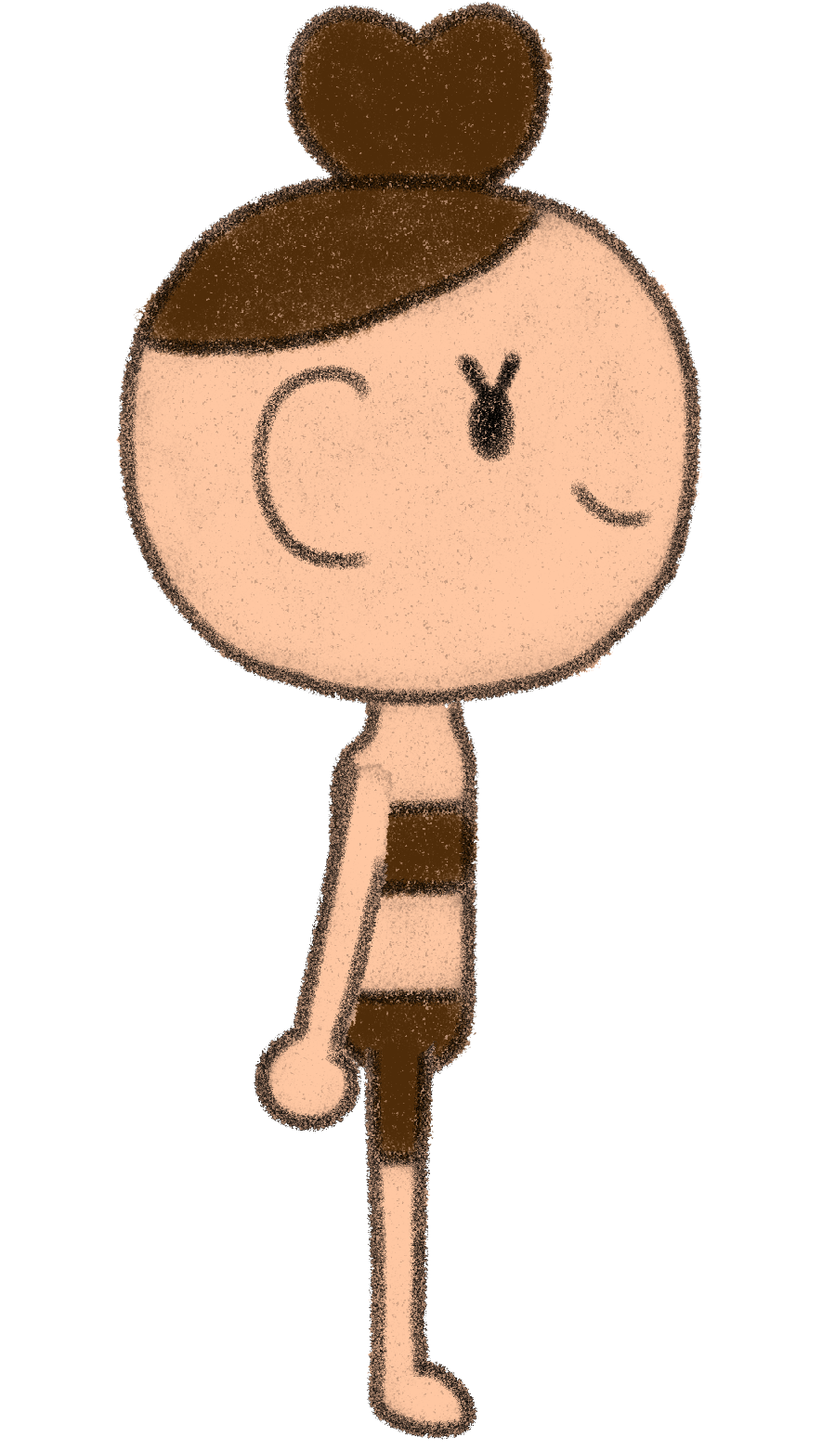
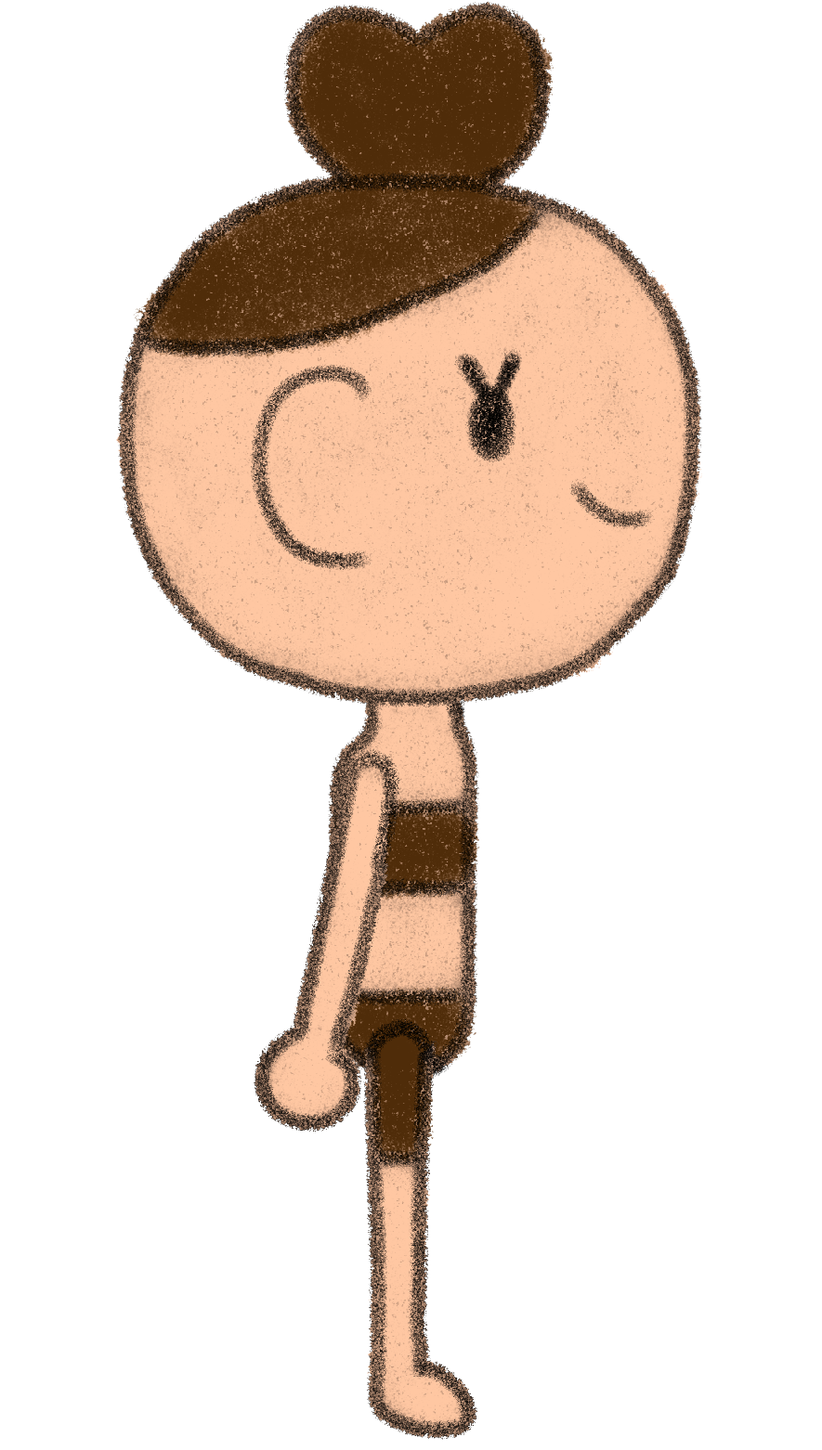
Revision of a layered 822 × 1450 image; what changed, layer by layer:
painted on "brazo_derecho" over bbox(349, 748, 401, 875)
painted on "pierna_derecha" over bbox(362, 1017, 438, 1074)
painted on "right cuerpo" over bbox(353, 699, 467, 1077)
painted on "pierna_izq" over bbox(364, 1017, 433, 1060)
painted on "brazo_izq" over bbox(349, 748, 401, 875)
